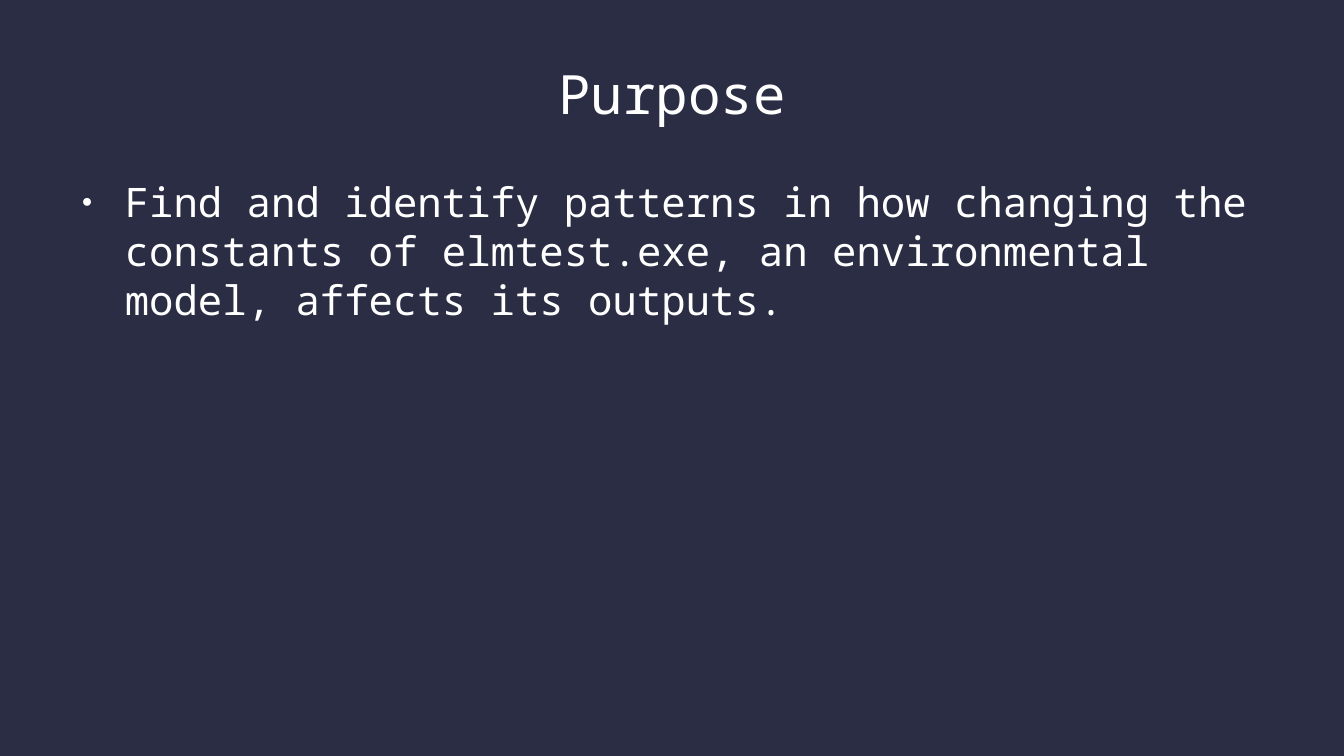
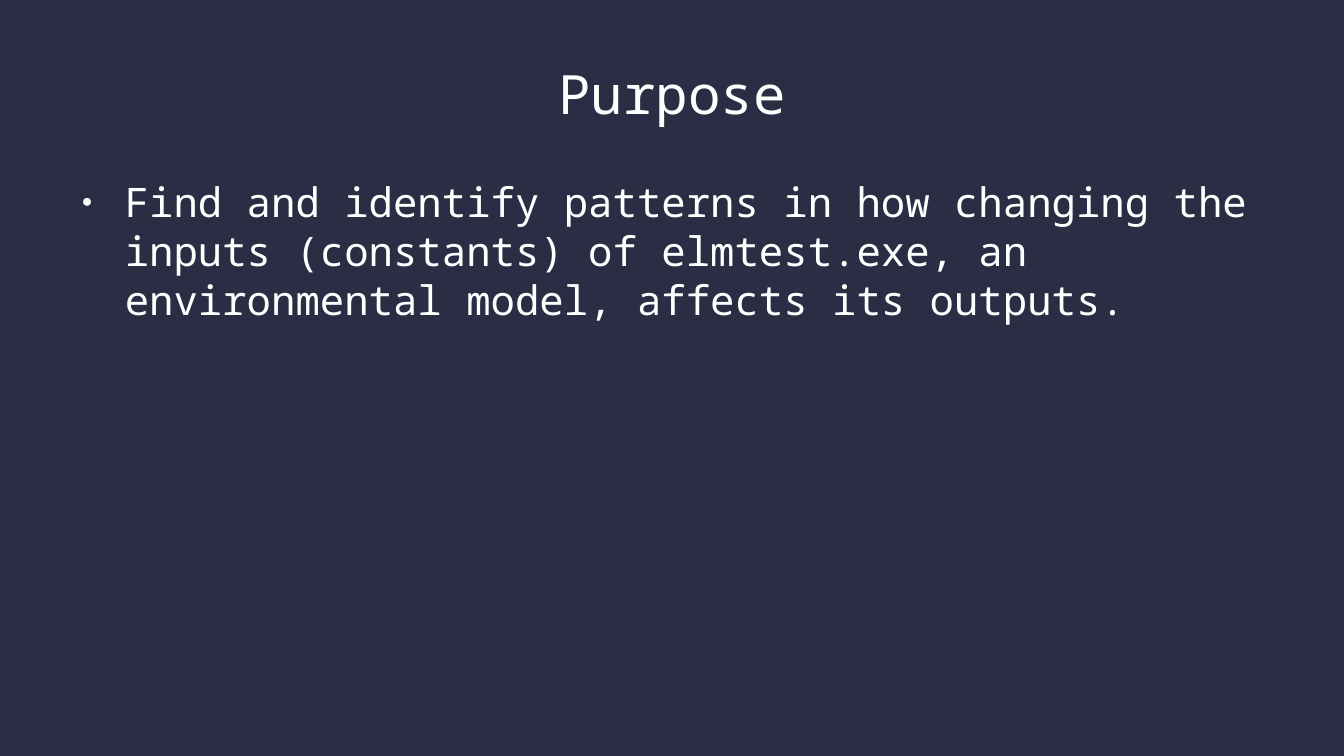
Before and after one commit to SamAllen06/lake_temp_work, a slide deck: slide 2 of documentation/lake_temperature.odp. Drawn at 1344x756 pixels with LibreOffice and Linux fonts; fonts in the diff are those of the drawing. Boxes give left, top, right and bottom in pixels: in the first picture for what was removed or moved away, otherwise in the second. Text is boxed around its words. In the diff, an @@ line names an element or a change of style, - is before the commit and + after.

```diff
--- a/documentation/lake_temperature.odp
+++ b/documentation/lake_temperature.odp
@@ text at (x1=125, y1=186, x2=1247, y2=325): text changed @@
-● Find and identify patterns in how changing the constants of elmtest.exe, an environmental model, affects its outputs.
+● Find and identify patterns in how changing the inputs (constants) of elmtest.exe, an environmental model, affects its outputs.
```
Also in this commit, not shown: 14 other slides changed, 1 slide added, 1 slide removed, 4 other files.
